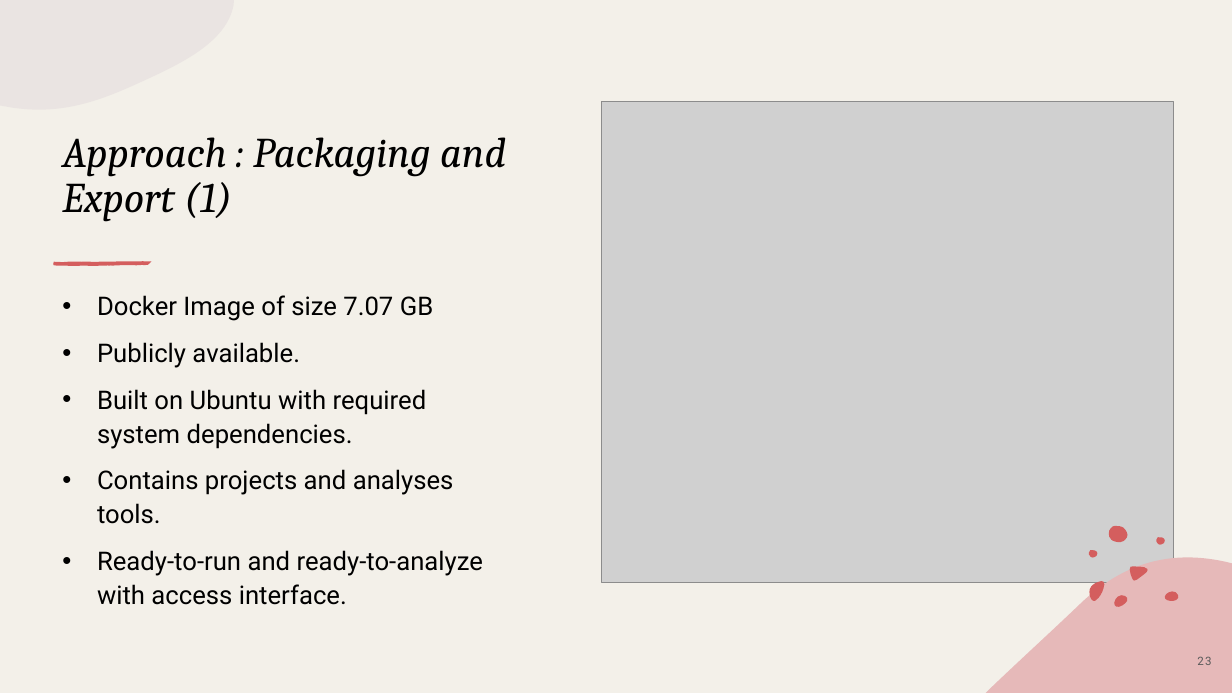
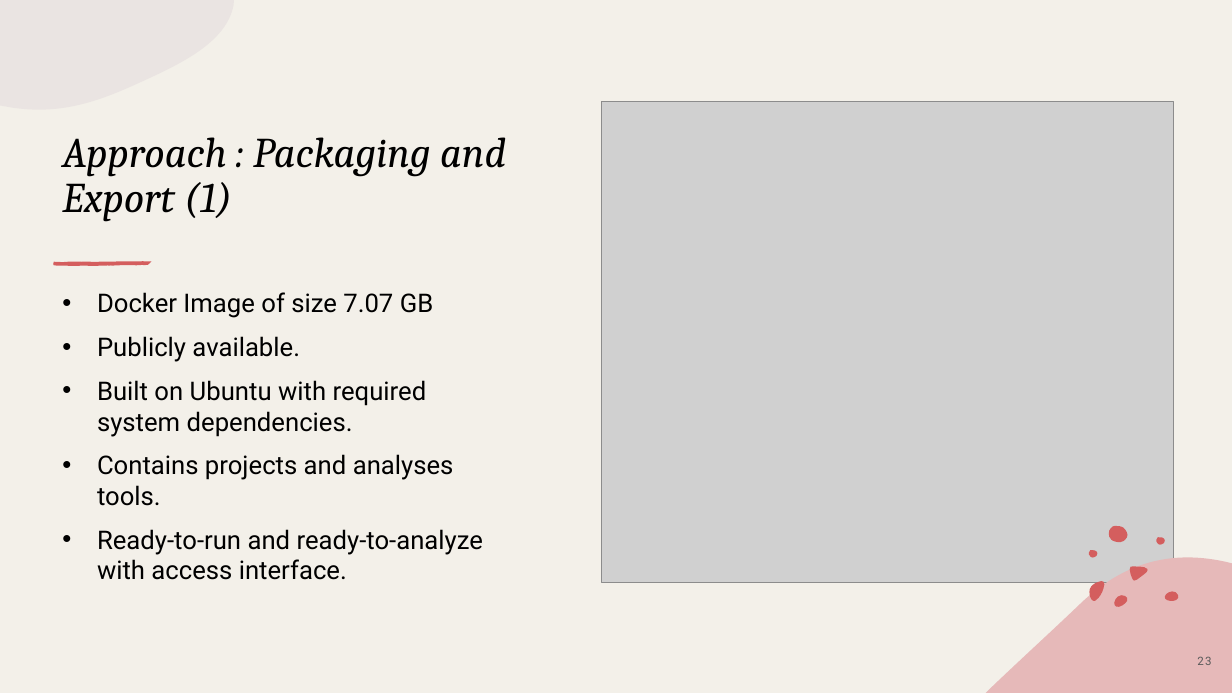
Before and after one commit to piyush-bajaj/DynamicPythonBenchmark, a slide deck: slide 23 of Final Presentation.pptx. Drawn at 1232x693 pixels with LibreOffice and Linux fonts; fonts in the diff are those of the drawing; grey boxes stand for pictures. Boxes give left, top, right and bottom in pixels: in the first picture for what was removed or moved away, otherwise in the second. Text is boxed around its words. In the diff, an @@ line names an element or a change of style, - is before the commit and + after.

```diff
--- a/Final Presentation.pptx
+++ b/Final Presentation.pptx
@@ text "Docker Image of size 7.07 ..." at (97, 292, 483, 580): line spacing 1.1 to 1 @@
```
Also in this commit, not shown: 10 other slides changed, 2 slides added.
